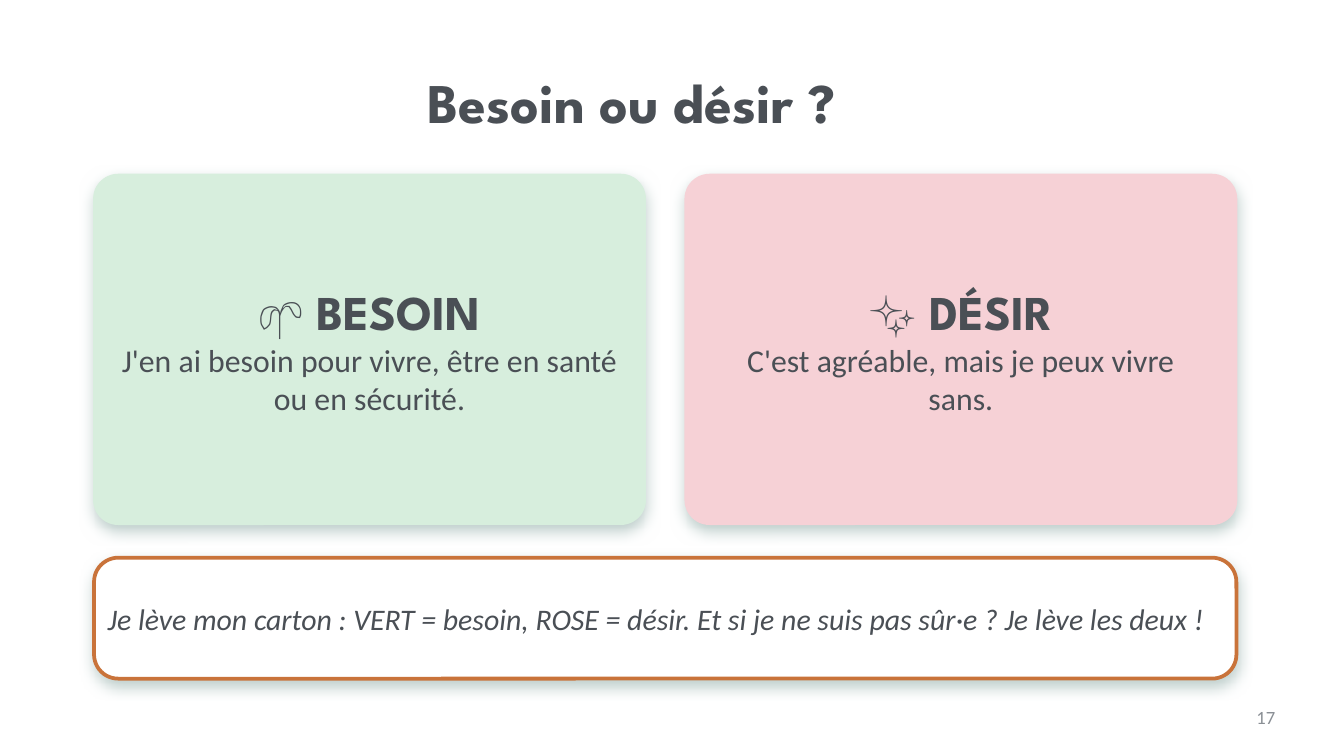
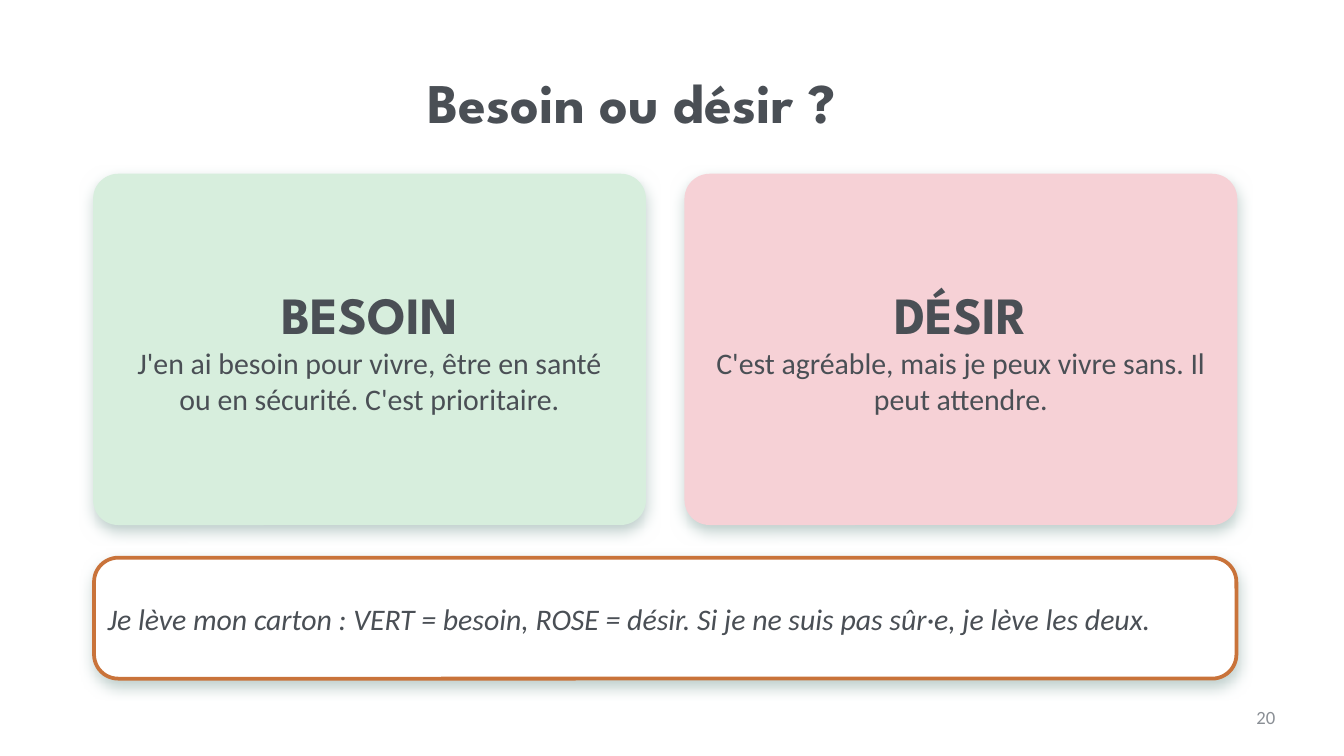
Before and after one commit to isabellepedneault111-ai/Chat-, a slide deck: slide 20 of PPS_Consommation_Hub_Teams/Lecons/2026-10-13_Mardi_Estimer-Besoins-Desirs/1_Diaporama_Grand-groupe.pptx (slide 17 before the commit). Drawn at 1344x756 pixels with LibreOffice and Linux fonts; fonts in the diff are those of the drawing; background and template pictures are left out. Boxes give left, top, right and bottom in pixels: in the first picture for what was removed or moved away, otherwise in the second. Text is boxed around its words. In the diff, an @@ line names an element or a change of style, - is before the commit and + after.

```diff
--- a/PPS_Consommation_Hub_Teams/Lecons/2026-10-13_Mardi_Estimer-Besoins-Desirs/1_Diaporama_Grand-groupe.pptx
+++ b/PPS_Consommation_Hub_Teams/Lecons/2026-10-13_Mardi_Estimer-Besoins-Desirs/1_Diaporama_Grand-groupe.pptx
@@ text at [137,299,601,415]: text changed; size 17 to 16 pt @@
-🌱 BESOIN
-J'en ai besoin pour vivre, être en santé ou en sécurité.
+BESOIN
+J'en ai besoin pour vivre, être en santé ou en sécurité. C'est prioritaire.
@@ text at [716,288,1205,415]: text changed; size 17 to 16 pt @@
-✨ DÉSIR
-C'est agréable, mais je peux vivre sans.
+DÉSIR
+C'est agréable, mais je peux vivre sans. Il peut attendre.
@@ text at [108,609,1150,635]: text changed @@
-Je lève mon carton : VERT = besoin, ROSE = désir. Et si je ne suis pas sûr·e ? Je lève les deux !
+Je lève mon carton : VERT = besoin, ROSE = désir. Si je ne suis pas sûr·e, je lève les deux.
@@ page number at [1256,712,1275,724]: text changed @@
-17
+20
```
Also in this commit, not shown: 17 other slides changed, 6 slides added, 4 slides removed, 15 other files.
